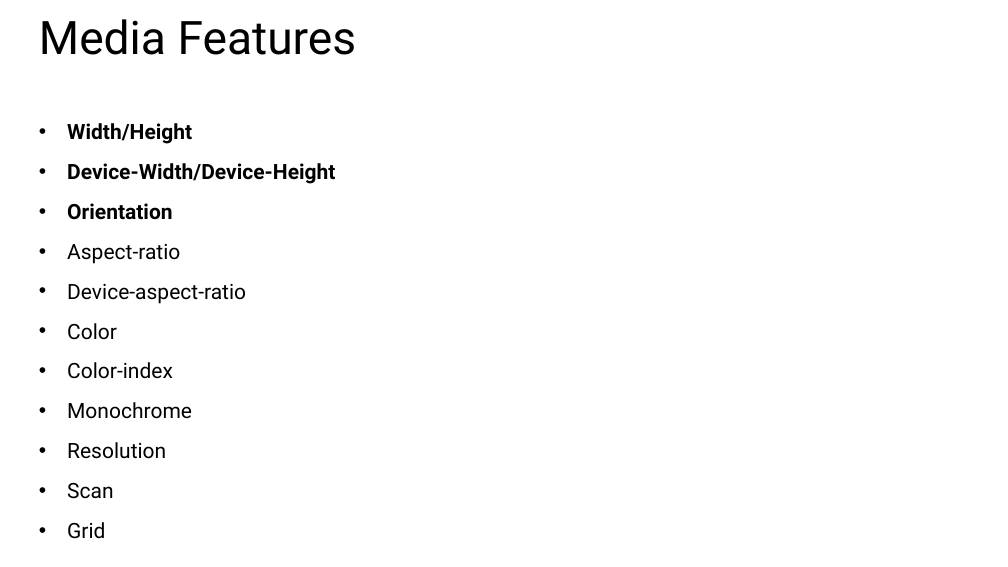
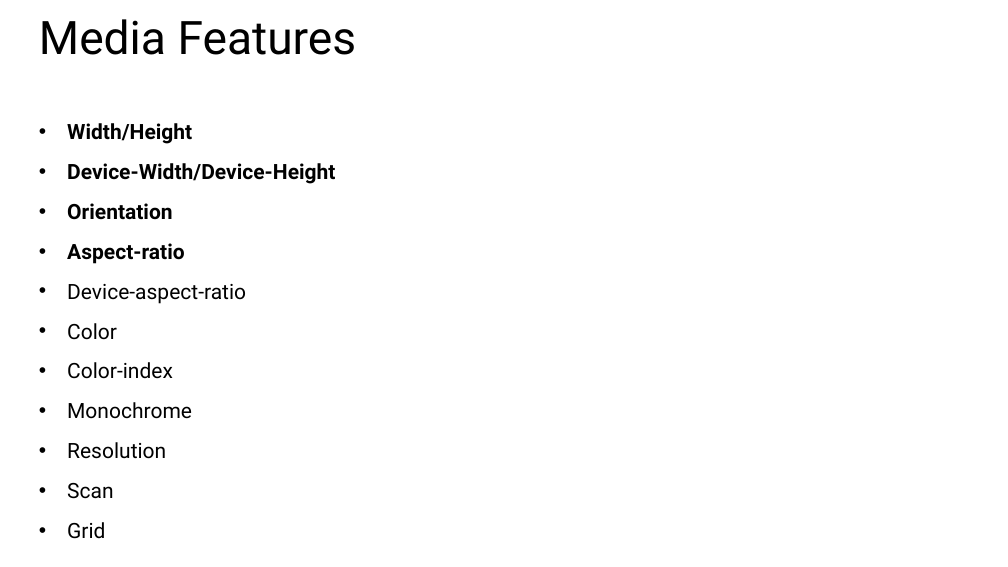
Before and after one commit to CharaD7/CSS-Style, a slide deck: slide 7 of Slides/Module 4.pptx. Drawn at 1008x567 pixels with LibreOffice and Linux fonts; fonts in the diff are those of the drawing. Boxes give left, top, right and bottom in pixels: in the first picture for what was removed or moved away, otherwise in the second. Text is boxed around its words. In the diff, an @@ line names an element or a change of style, - is before the commit and + after.

```diff
--- a/Slides/Module 4.pptx
+++ b/Slides/Module 4.pptx
@@ text at (67,243,185,264): bold on in "Aspect-ratio" @@
```
Also in this commit, not shown: 1 other slide changed, 1 slide added, 5 other files.
